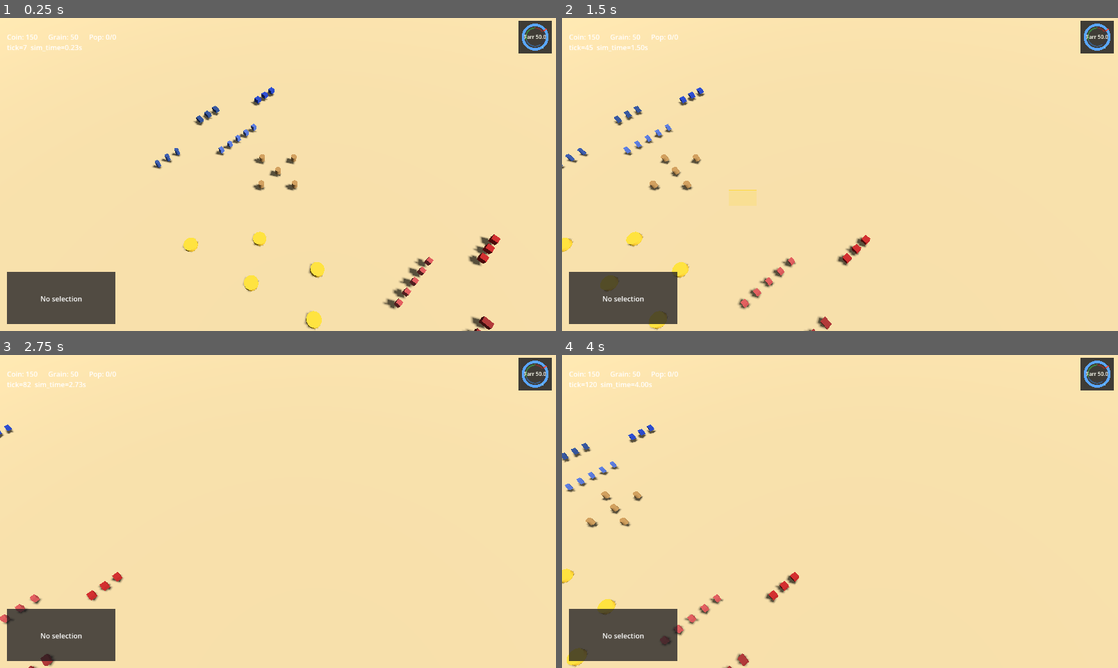
Above: before the commit, frames 1-4 (two rows, left to right).
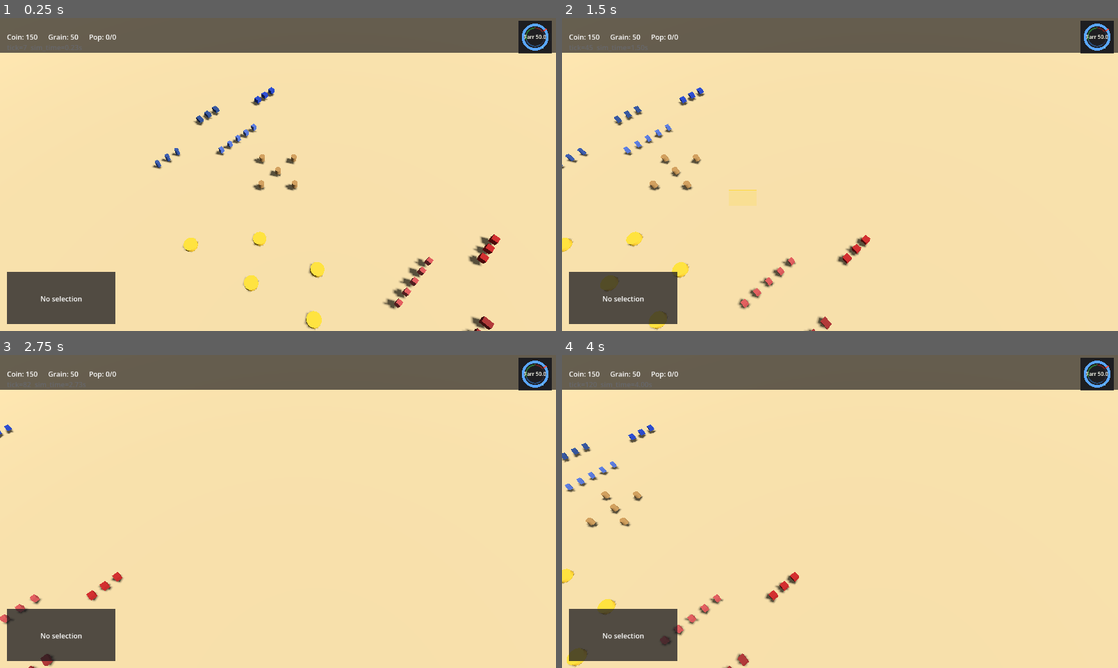
Above: after the commit, the same moments.

Repository: siavoush/shahname-rts
Game: Godot game, scene res://scenes/main.tscn
Two runs of this game, one before a commit and one after it. Both use one fixed random seed, a clock stepped at 60 frames per second and the inputs below.
Inputs (mouse positions are in pixels of both pictures, inside the frame that each line leads up to):
- Up to frame 1 (0.25 s): no input
- Up to frame 2 (1.5 s): tap Enter at 0.5 s; move the mouse to (962, 158) at 0.52 s; hold D 0.53-1.25 s; hold Shift 0.53-1.25 s; click (962, 158) at 0.67 s; drag from (728, 190) to (812, 237) at 1.27 s
- Up to frame 3 (2.75 s): move the mouse to (333, 442) at 2.02 s; hold D from 2.03 s (still down); tap Ctrl at 2.1 s; click (333, 442) at 2.17 s
- Up to frame 4 (4 s): release D at 2.75 s; drag from (812, 574) to (673, 464) at 2.77 s; move the mouse to (1006, 558) at 3.52 s; hold A from 3.53 s (still down); tap 9 at 3.6 s; click (1006, 558) at 3.67 s

The runs differ from the first frame. In frame 1, 11% of the frame differs, in the area x 0-100%, y 0-12%; in frame 2, 11%; in frame 3, 11%; in frame 4, 11%.

Commit message:
ui: top HUD dark backdrop + F4 toggle log — Phase 3 session 1 close
Two small live-test #2 polish items the lead surfaced before wrap-up:

1. Top HUD readability — white labels on the sandy terrain placeholder
   had poor contrast at default camera zoom (visible in lead screenshots
   1, 2, 6, 11, 12). Added a full-width dark ColorRect backdrop to
   resource_hud.tscn (`Color(0.08, 0.08, 0.1, 0.65)` — dark with alpha
   so the world reads through). Drawn FIRST in scene-tree order so the
   labels render on top. Mouse-filter=IGNORE per Pitfall #1 (backdrop
   is decorative; never consumes clicks).

   Resolves the lead's "If too much then change the color to black at
   least" call by going one step better — a proper HUD shelf that
   future top-HUD additions (tech-tier indicator, victory progress)
   can plug into without re-running the contrast pass.

2. F4 toggle logging — debug_overlay_manager.toggle_overlay() now
   prints `[debug-overlay] toggle <key> → visible=<bool>` (gated on
   DEBUG_LOG_TOGGLES, default true). Lead reported "we need the log
   to make EVERYTHING I do clearly visible" — F-key toggles were
   previously silent. Control groups already log via DEBUG_LOG_GROUPS;
   click + box-select + build-placement log via DEBUG_LOG_CLICKS.
   Camera-movement logging intentionally NOT added — would spam every
   frame.

Test suite: 1105 passing, 3 pre-existing risky/pending, 0 failures.
No test asserts the resource_hud tree shape (paths via
get_node("Margin/HBox/..."), not child-count) — the new Background
sibling doesn't break any assertion.

Diff:
--- a/game/scenes/ui/resource_hud.tscn
+++ b/game/scenes/ui/resource_hud.tscn
@@ -5,6 +5,23 @@
 
 [node name="ResourceHUD" type="CanvasLayer"]
 script = ExtResource("1_hud")
+
+; Dark backdrop shelf for the top HUD. Lead live-test #2 surfaced
+; readability issues — white text on sandy terrain has poor contrast.
+; A dark ColorRect with alpha 0.65 reads through to the world but
+; ensures the labels (Coin / Grain / Pop / Farr) are legible at any
+; zoom level. The shelf is full-width so it visually anchors the top
+; of the screen as a proper HUD strip — future top-HUD additions
+; (tech-tier indicator, victory progress, etc.) plug into the same
+; backdrop without re-doing the contrast pass. Drawn FIRST (before
+; Margin in scene-tree order) so labels render on top.
+[node name="Background" type="ColorRect" parent="."]
+anchors_preset = 10 ; PRESET_TOP_WIDE
+anchor_right = 1.0
+offset_bottom = 80.0
+grow_horizontal = 2
+mouse_filter = 2 ; IGNORE — backdrop never consumes clicks (Pitfall #1)
+color = Color(0.08, 0.08, 0.1, 0.65)
 
 [node name="Margin" type="MarginContainer" parent="."]
 anchors_preset = 10
--- a/game/scripts/autoload/debug_overlay_manager.gd
+++ b/game/scripts/autoload/debug_overlay_manager.gd
@@ -88,13 +88,24 @@
 ## Flip the visibility of the overlay registered under `key`. No-op if `key`
 ## is unknown — useful when an F-key is bound for a future-phase overlay
 ## that doesn't exist yet.
+##
+## Log gate (DEBUG_LOG_TOGGLES, default true): every toggle emits a line to
+## stdout so /tmp/shahnameh.log (via tools/run_game.sh) surfaces F1-F4
+## presses. Helps live-test diagnosis when something the player thinks
+## they toggled didn't actually fire.
+const DEBUG_LOG_TOGGLES: bool = true
+
 func toggle_overlay(key: StringName) -> void:
 	if not _overlays.has(key):
+		if DEBUG_LOG_TOGGLES:
+			print("[debug-overlay] toggle ", key, " — no overlay registered")
 		return
 	var overlay: Control = _overlays[key] as Control
 	if overlay == null:
 		return
 	overlay.visible = not overlay.visible
+	if DEBUG_LOG_TOGGLES:
+		print("[debug-overlay] toggle ", key, " → visible=", overlay.visible)
 
 
 ## Map a raw keycode to the overlay key and toggle. Public so tests can drive
